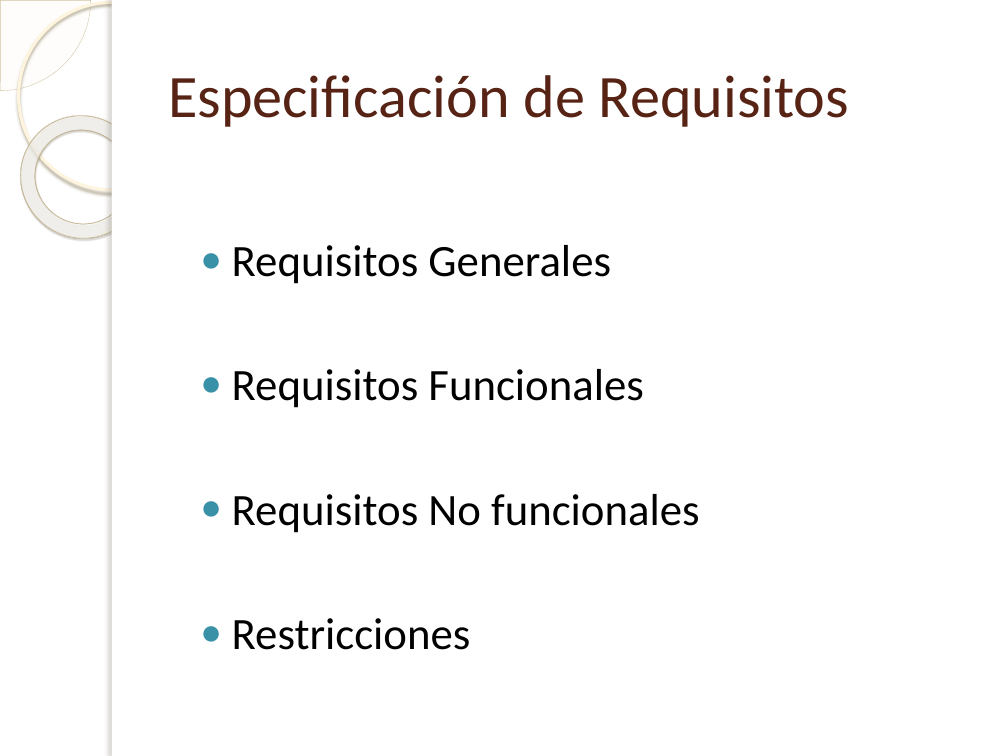
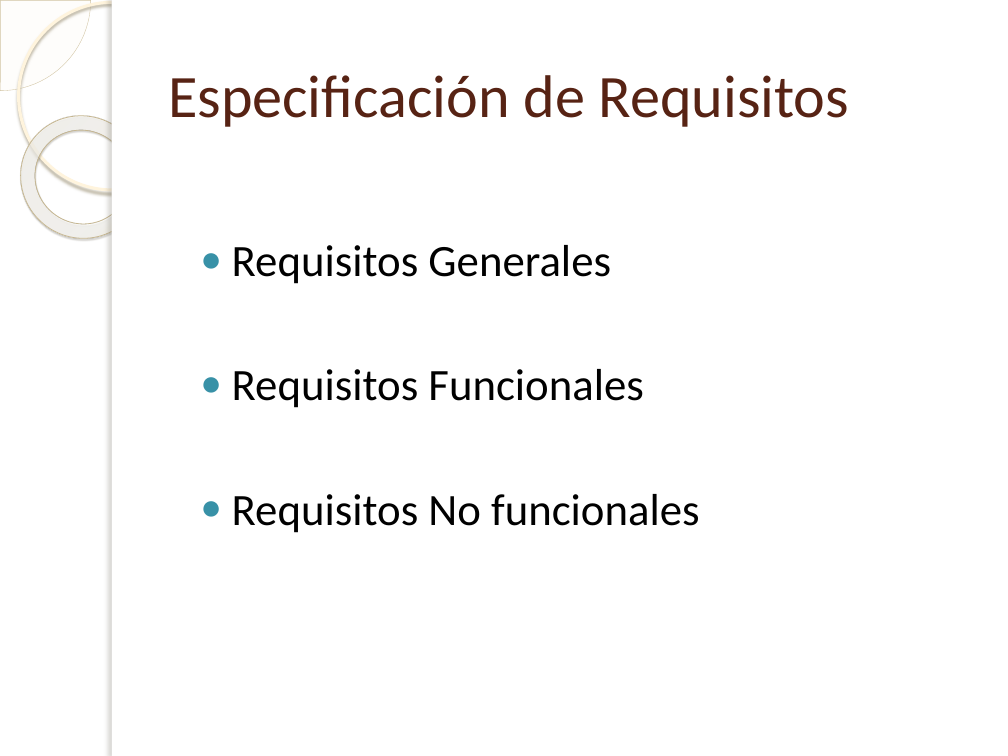
Before and after one commit to Joncy/PJCUBE, a slide deck: slide 3 of especificacion_de_requisitos/Presentación Requisitos (Abrir con Windows).pptx. Drawn at 1008x756 pixels with LibreOffice and Linux fonts; fonts in the diff are those of the drawing; background and template pictures are left out. Boxes give left, top, right and bottom in pixels: in the first picture for what was removed or moved away, otherwise in the second. Text is boxed around its words. In the diff, an @@ line names an element or a change of style, - is before the commit and + after.

```diff
--- a/especificacion_de_requisitos/Presentación Requisitos (Abrir con Windows).pptx
+++ b/especificacion_de_requisitos/Presentación Requisitos (Abrir con Windows).pptx
@@ text at <box>232,618,471,650</box>: paragraph removed @@
-● Restricciones
```
Also in this commit, not shown: 1 other file.
